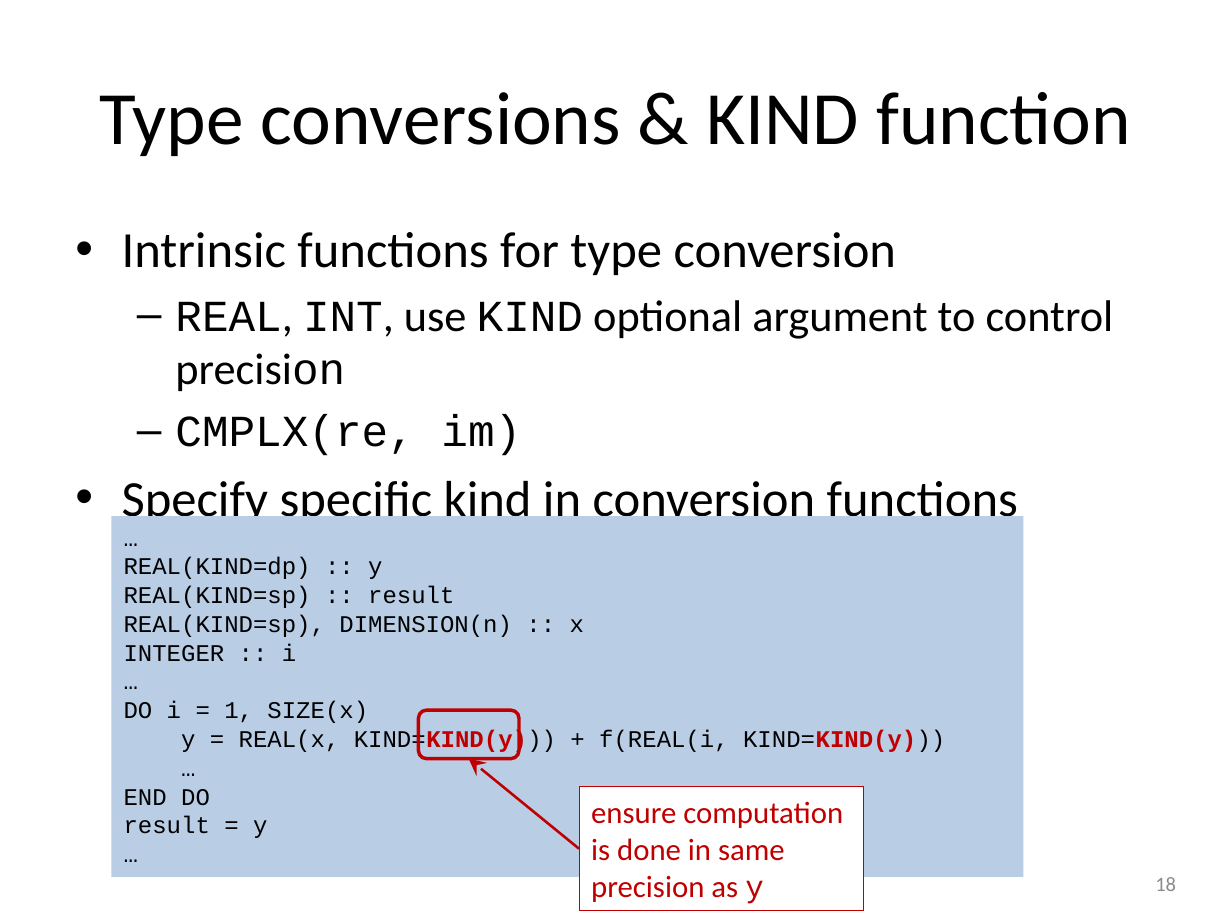
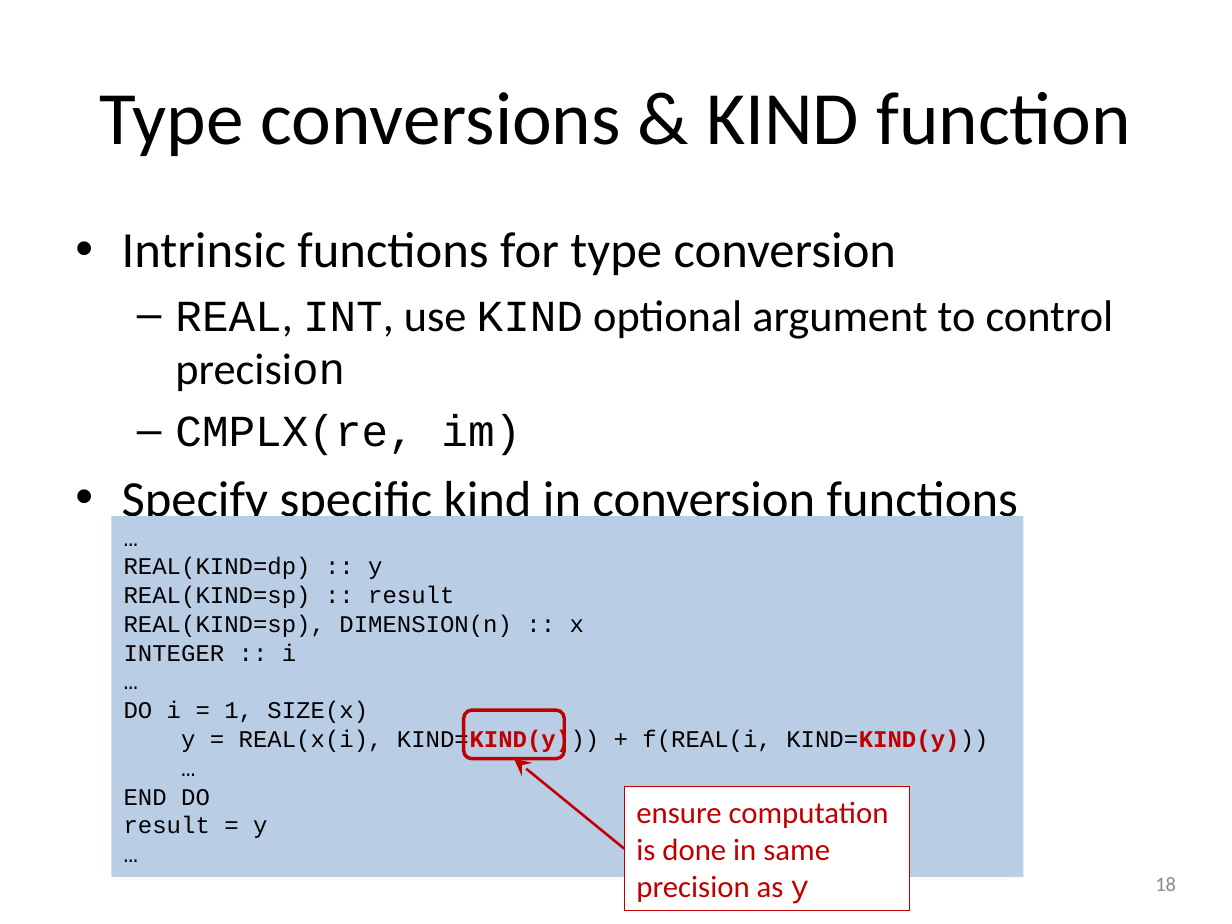
Before and after one commit to gjbex/Fortran-for-programmers, a slide deck: slide 18 of fortran_for_programmers.pptx. Drawn at 1232x924 pixels with LibreOffice and Linux fonts; fonts in the diff are those of the drawing. Boxes give left, top, right and bottom in pixels: in the first picture for what was removed or moved away, otherwise in the second. Text is boxed around its words. In the diff, an @@ line names an element or a change of style, - is before the commit and + after.

Commit message:
Fix typo

```diff
--- a/fortran_for_programmers.pptx
+++ b/fortran_for_programmers.pptx
@@ text in rectangle at (181,730,988,755): text changed @@
-y = REAL(x, KIND=KIND(y))) + f(REAL(i, KIND=KIND(y)))
+y = REAL(x(i), KIND=KIND(y))) + f(REAL(i, KIND=KIND(y)))
@@ 1 rectangle, 1 rounded rectangle, 1 arrow: place and size @@
-1 rectangle, 1 rounded rectangle, 1 arrow at (419,710,864,910)
+1 rectangle, 1 rounded rectangle, 1 arrow at (463,710,909,910)
```
